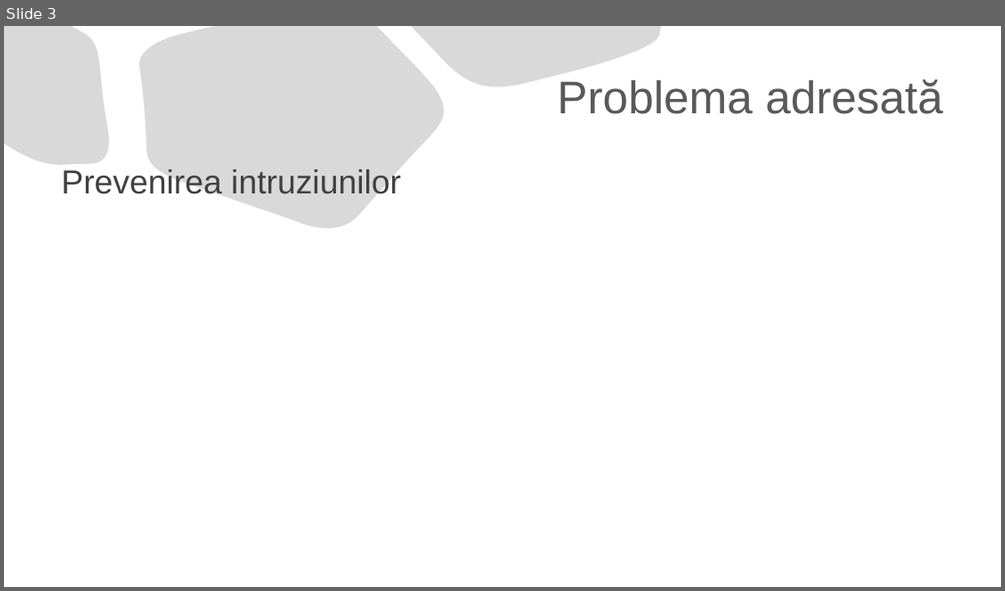
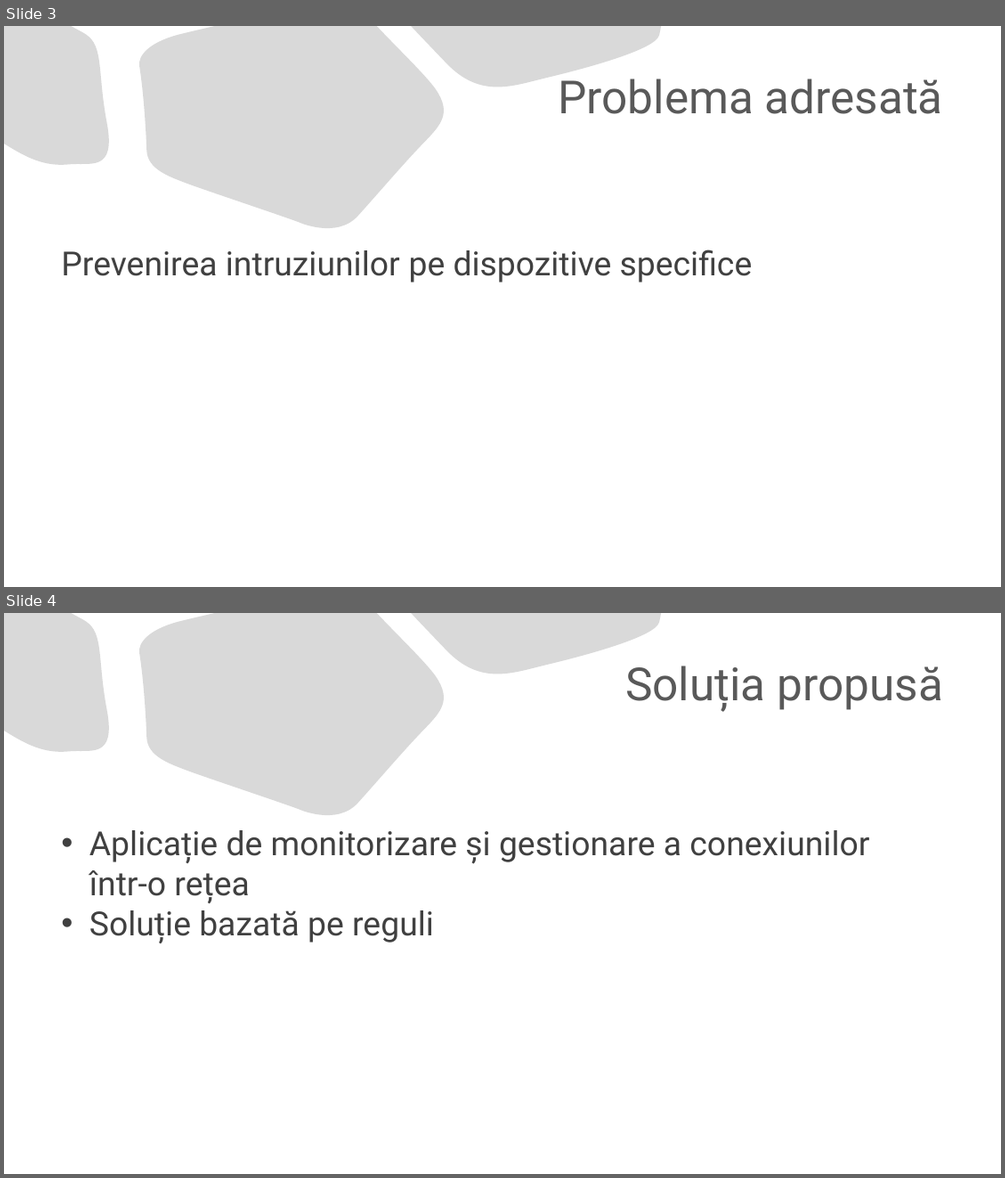
Before and after one commit to TheodorPredescu/Intrusion-Detection-and-Prevention-System, a slide deck: document/prezentare_scss.pptx. Shown one above the other, each under a label of ours: slide 3 before the commit, slides 3 and 4 after it. The pictures are 1005x591 and 1005x1178 pixels, drawn with LibreOffice and Linux fonts; fonts in the diff are those of the drawing. Boxes give left, top, right and bottom in pixels: in the first picture for what was removed or moved away, otherwise in the second. Text is boxed around its words. In the diff, an @@ line names an element or a change of style, - is before the commit and + after.

```diff
--- a/document/prezentare_scss.pptx
+++ b/document/prezentare_scss.pptx
@@ slide 4 added at box(4, 613, 1001, 1174), background #FFFFFF; not listed: 3 template elements that a slide beside it also shows @@
@@ title added at box(625, 666, 943, 712), 44 pt, text #595959 @@
+Soluția propusă
@@ text added at box(89, 830, 869, 943), 32 pt, text #404040 @@
+• Aplicație de monitorizare și gestionare a conexiunilor într-o rețea
+• Soluție bazată pe reguli
@@ slide 3 changed as well @@
@@ title "Problema adresată" at box(558, 79, 943, 114): font Arial to Roboto @@
@@ text at box(61, 249, 752, 282): text changed; font Arial to Roboto @@
-Prevenirea intruziunilor
+Prevenirea intruziunilor pe dispozitive specifice
```
Also in this commit, not shown: 2 other slides changed, 1 other slide added, 2 slides removed.
